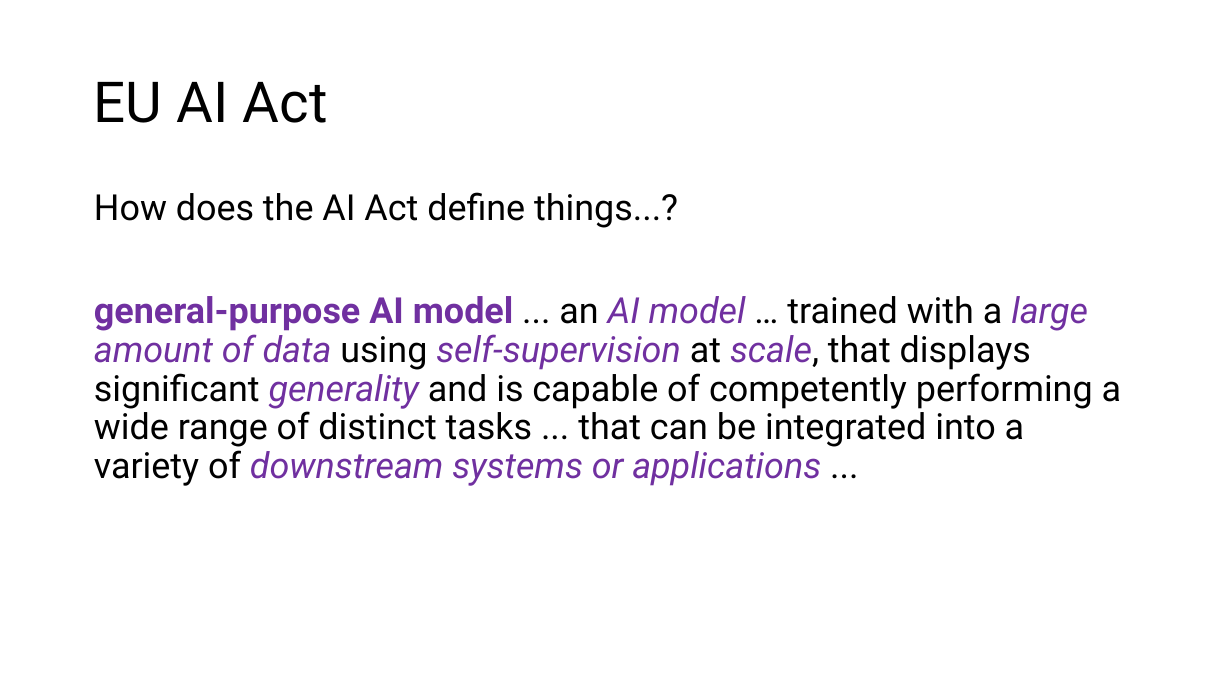
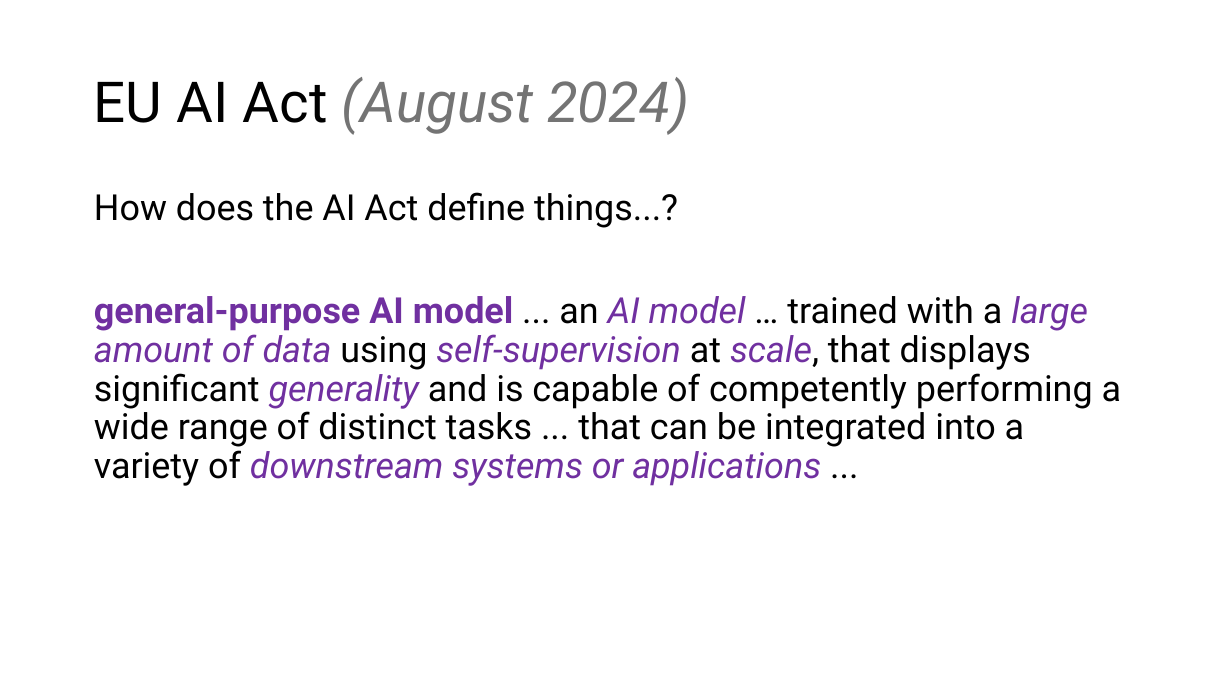
Before and after one commit to acceleratescience/large-language-models, a slide deck: slide 13 of slides/1-intro.pptx (slide 14 before the commit). Drawn at 1232x693 pixels with LibreOffice and Linux fonts; fonts in the diff are those of the drawing. Boxes give left, top, right and bottom in pixels: in the first picture for what was removed or moved away, otherwise in the second. Text is boxed around its words. In the diff, an @@ line names an element or a change of style, - is before the commit and + after.

```diff
--- a/slides/1-intro.pptx
+++ b/slides/1-intro.pptx
@@ title at <box>94,77,690,135</box>: text changed; text colour #000000 to #747474; italic on @@
-EU AI Act
+EU AI Act (August 2024)
```
Also in this commit, not shown: 10 other slides changed, 1 slide removed.
